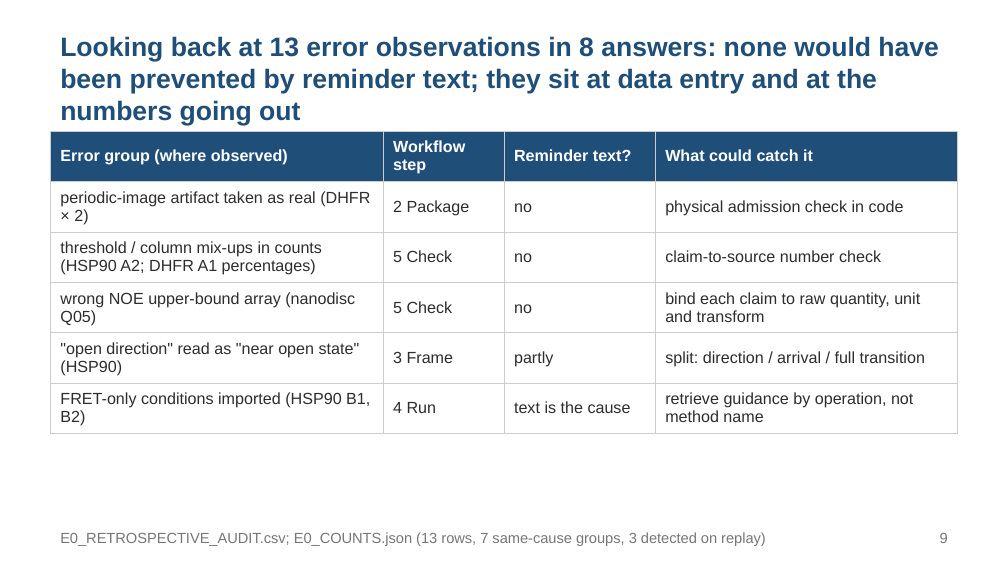
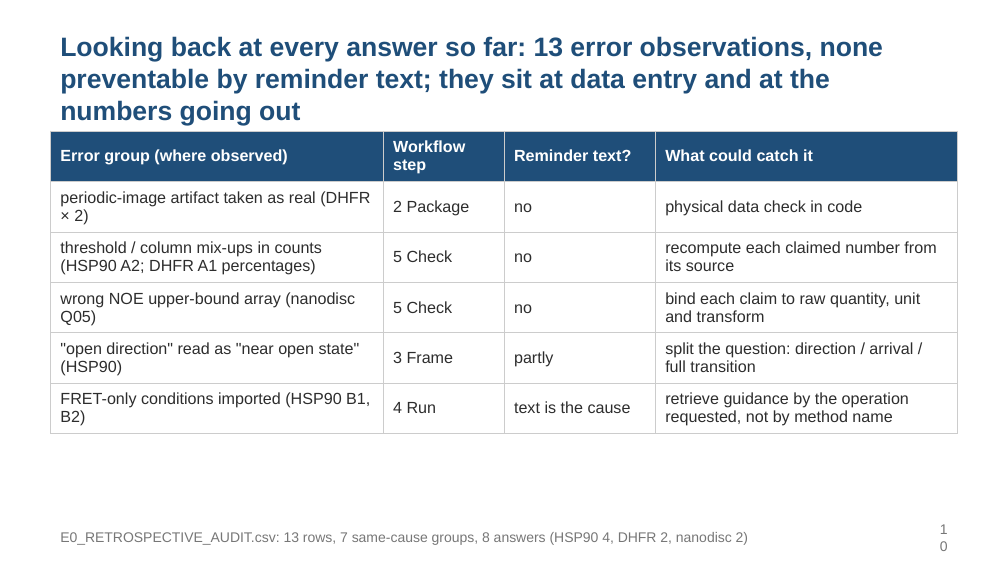
Before and after one commit to alex051107/dynamics-atlas-harness, a slide deck: slide 10 of review/rules-agent-study-20260909/development-results/SOOJUNG_DISCUSSION_20260910_EN.pptx (slide 9 before the commit). Drawn at 1008x567 pixels with LibreOffice and Linux fonts; fonts in the diff are those of the drawing. Boxes give left, top, right and bottom in pixels: in the first picture for what was removed or moved away, otherwise in the second. Text is boxed around its words. In the diff, an @@ line names an element or a change of style, - is before the commit and + after.

```diff
--- a/review/rules-agent-study-20260909/development-results/SOOJUNG_DISCUSSION_20260910_EN.pptx
+++ b/review/rules-agent-study-20260909/development-results/SOOJUNG_DISCUSSION_20260910_EN.pptx
@@ text at box(60, 36, 883, 125): text changed @@
-Looking back at 13 error observations in 8 answers: none would have been prevented by reminder text; they sit at data entry and at the numbers going out
+Looking back at every answer so far: 13 error observations, none preventable by reminder text; they sit at data entry and at the numbers going out
@@ table at box(50, 131, 958, 430) @@
-row 2, column 4: physical admission check in code
+row 2, column 4: physical data check in code
-row 3, column 4: claim-to-source number check
+row 3, column 4: recompute each claimed number from its source
-row 5, column 4: split: direction / arrival / full transition
+row 5, column 4: split the question: direction / arrival / full transition
-row 6, column 4: retrieve guidance by operation, not method name
+row 6, column 4: retrieve guidance by the operation requested, not by method name
@@ text at box(60, 532, 748, 545): text changed; size 10.5 to 10 pt @@
-E0_RETROSPECTIVE_AUDIT.csv; E0_COUNTS.json (13 rows, 7 same-cause groups, 3 detected on replay)
+E0_RETROSPECTIVE_AUDIT.csv: 13 rows, 7 same-cause groups, 8 answers (HSP90 4, DHFR 2, nanodisc 2)
@@ text at box(940, 533, 948, 543): text changed; size 10.5 to 10 pt @@
-9
+10
```
Also in this commit, not shown: 22 other slides changed, 3 slides added, 11 other files.
